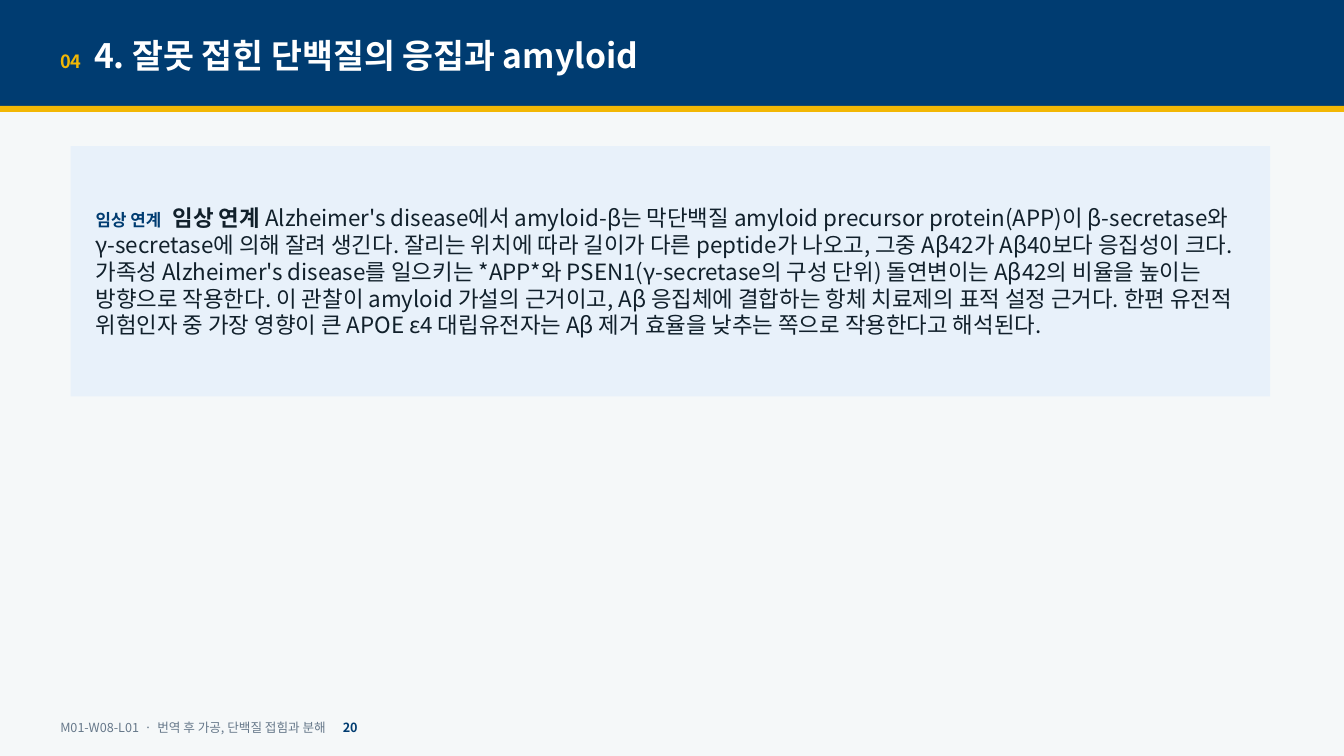
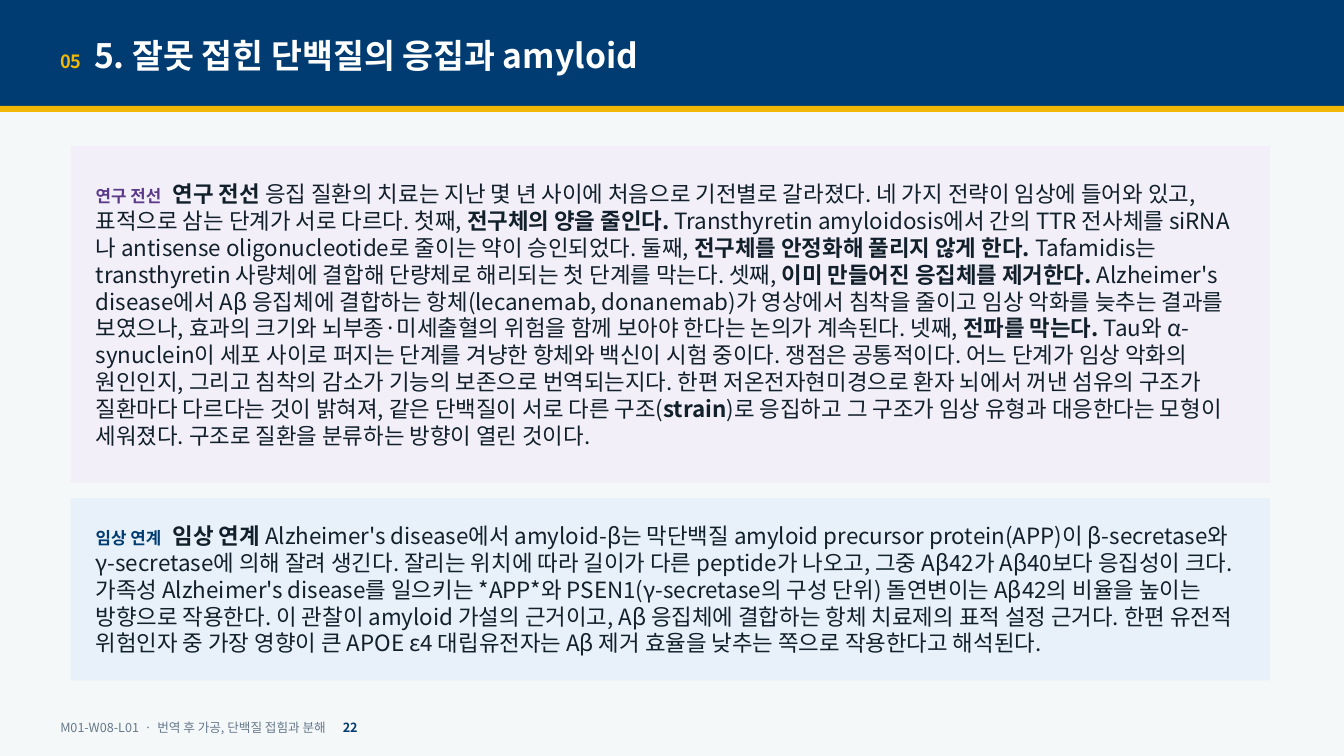
Before and after one commit to hoperiasd2/hoperiasd2.github.io, a slide deck: slide 22 of curriculum/M01/W08/L01/slides.pptx (slide 20 before the commit). Drawn at 1344x756 pixels with LibreOffice and Linux fonts; fonts in the diff are those of the drawing. Boxes give left, top, right and bottom in pixels: in the first picture for what was removed or moved away, otherwise in the second. Text is boxed around its words. In the diff, an @@ line names an element or a change of style, - is before the commit and + after.

```diff
--- a/curriculum/M01/W08/L01/slides.pptx
+++ b/curriculum/M01/W08/L01/slides.pptx
@@ text at bbox=[60, 39, 638, 76]: text changed @@
-04 4. 잘못 접힌 단백질의 응집과 amyloid
+05 5. 잘못 접힌 단백질의 응집과 amyloid
@@ rectangle added at bbox=[71, 146, 1270, 483], fill #F3EFF9, 16 pt, text #11202B @@
+연구 전선 연구 전선 응집 질환의 치료는 지난 몇 년 사이에 처음으로 기전별로 갈라졌다. 네 가지 전략이 임상에 들어와 있고, 표적으로 삼는 단계가 서로 다르다. 첫째, 전구체의 양을 줄인다. Transthyretin amyloidosis에서 간의 TTR 전사체를 siRNA나 antisense oligonucleotide로 줄이는 약이 승인되었다. 둘째, 전구체를 안정화해 풀리지 않게 한다. Tafamidis는 transthyretin 사량체에 결합해 단량체로 해리되는 첫 단계를 막는다. 셋째, 이미 만들어진 응집체를 제거한다. Alzheimer's disease에서 Aβ 응집체에 결합하는 항체(lecanemab, donanemab)가 영상에서 침착을 줄이고 임상 악화를 늦추는 결과를 보였으나, 효과의 크기와 뇌부종·미세출혈의 위험을 함께 보아야 한다는 논의가 계속된다. 넷째, 전파를 막는다. Tau와 α-synuclein이 세포 사이로 퍼지는 단계를 겨냥한 항체와 백신이 시험 중이다. 쟁점은 공통적이다. 어느 단계가 임상 악화의 원인인지, 그리고 침착의 감소가 기능의 보존으로 번역되는지다. 한편 저온전자현미경으로 환자 뇌에서 꺼낸 섬유의 구조가 질환마다 다르다는 것이 밝혀져, 같은 단백질이 서로 다른 구조(strain)로 응집하고 그 구조가 임상 유형과 대응한다는 모형이 세워졌다. 구조로 질환을 분류하는 방향이 열린 것이다.
@@ rectangle "임상 연계 임상 연계 Alzheimer's ...": place and size @@
-rectangle "임상 연계 임상 연계 Alzheimer's ..." at bbox=[71, 146, 1270, 396]
+rectangle "임상 연계 임상 연계 Alzheimer's ..." at bbox=[71, 498, 1270, 681]
@@ text at bbox=[60, 721, 358, 734]: text changed @@
-M01-W08-L01 · 번역 후 가공, 단백질 접힘과 분해 20
+M01-W08-L01 · 번역 후 가공, 단백질 접힘과 분해 22
```
Also in this commit, not shown: 44 other slides changed, 10 slides added, 5 other files.
